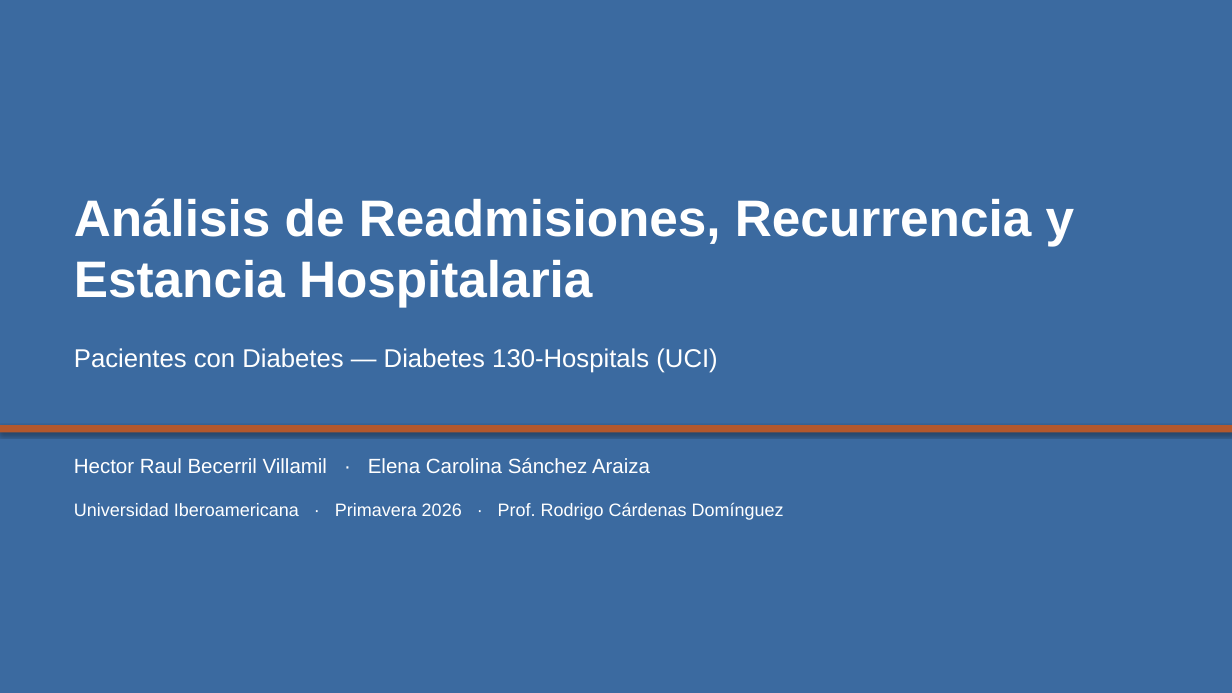
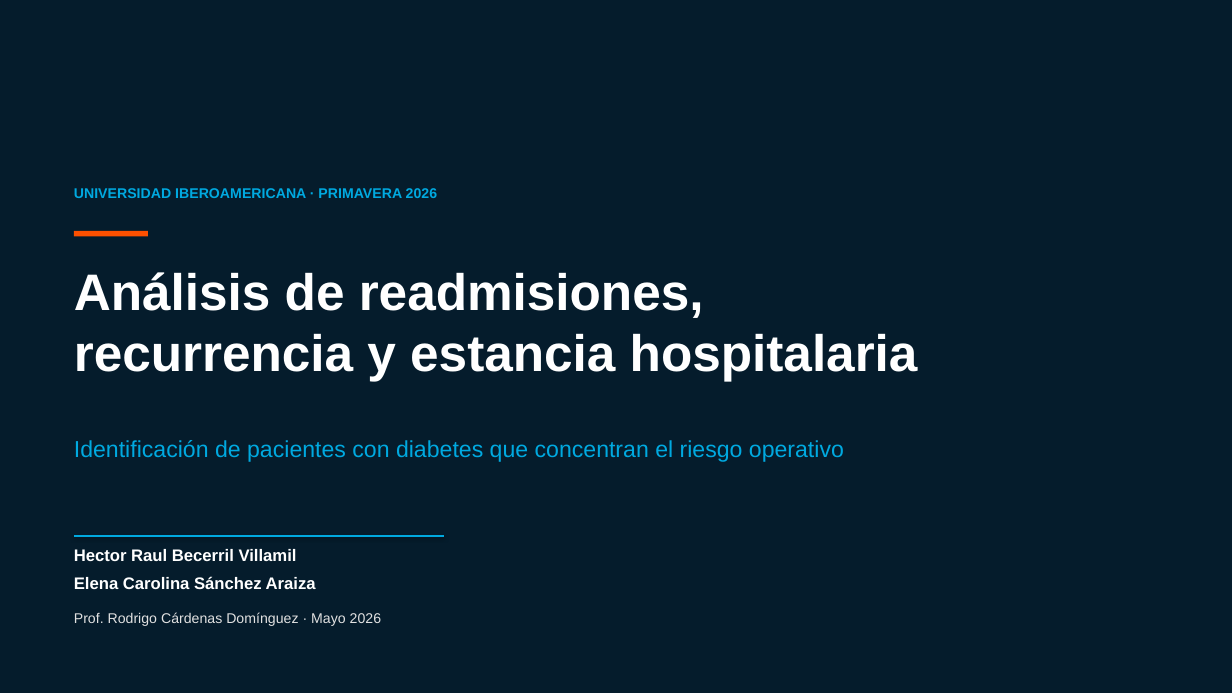
Before and after one commit to hectorrbv/proyecto-data-analytics, a slide deck: slide 1 of proyecto_unificado/presentacion/presentacion_final.pptx. Drawn at 1232x693 pixels with LibreOffice and Linux fonts; fonts in the diff are those of the drawing. Boxes give left, top, right and bottom in pixels: in the first picture for what was removed or moved away, otherwise in the second. Text is boxed around its words. In the diff, an @@ line names an element or a change of style, - is before the commit and + after.

```diff
--- a/proyecto_unificado/presentacion/presentacion_final.pptx
+++ b/proyecto_unificado/presentacion/presentacion_final.pptx
@@ rectangle at <box>0,0,1232,693</box>: fill #3B6AA0 to #051C2C; shadow off @@
@@ text at <box>74,188,437,198</box>: text changed; size 14 to 11 pt; text colour #FFFFFF to #00A9E0; bold on @@
-Universidad Iberoamericana · Primavera 2026 · Prof. Rodrigo Cárdenas Domínguez
+UNIVERSIDAD IBEROAMERICANA · PRIMAVERA 2026
@@ rectangle added at <box>74,231,148,237</box>, fill #FE5000 @@
@@ text at <box>74,272,918,381</box>: text changed @@
-Análisis de Readmisiones, Recurrencia y
-Estancia Hospitalaria
+Análisis de readmisiones,
+recurrencia y estancia hospitalaria
@@ text removed at <box>74,348,717,373</box> @@
-Pacientes con Diabetes — Diabetes 130-Hospitals (UCI)
@@ rectangle removed at <box>0,425,1232,433</box> @@
@@ text at <box>74,440,844,462</box>: text changed; size 16 to 18 pt; text colour #FFFFFF to #00A9E0 @@
-Hector Raul Becerril Villamil · Elena Carolina Sánchez Araiza
+Identificación de pacientes con diabetes que concentran el riesgo operativo
@@ line added from (74, 536) to (444, 536), #00A9E0 1 pt @@
@@ text added at <box>74,549,297,561</box>, 13 pt, text #FFFFFF, bold @@
+Hector Raul Becerril Villamil
@@ text added at <box>74,576,316,589</box>, 13 pt, text #FFFFFF, bold @@
+Elena Carolina Sánchez Araiza
@@ text added at <box>74,612,381,626</box>, 11 pt, text #E1E1E1 @@
+Prof. Rodrigo Cárdenas Domínguez · Mayo 2026
```
Also in this commit, not shown: 1 other slide changed, 8 slides added, 7 slides removed.
